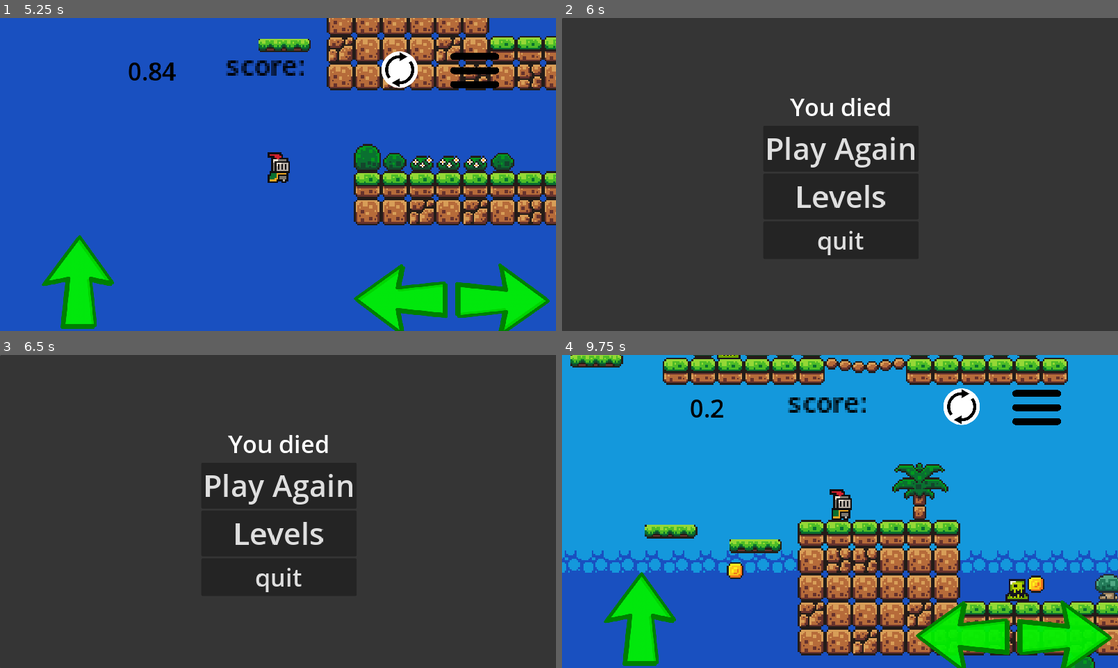
Above: before the commit, frames 1-4 (two rows, left to right).
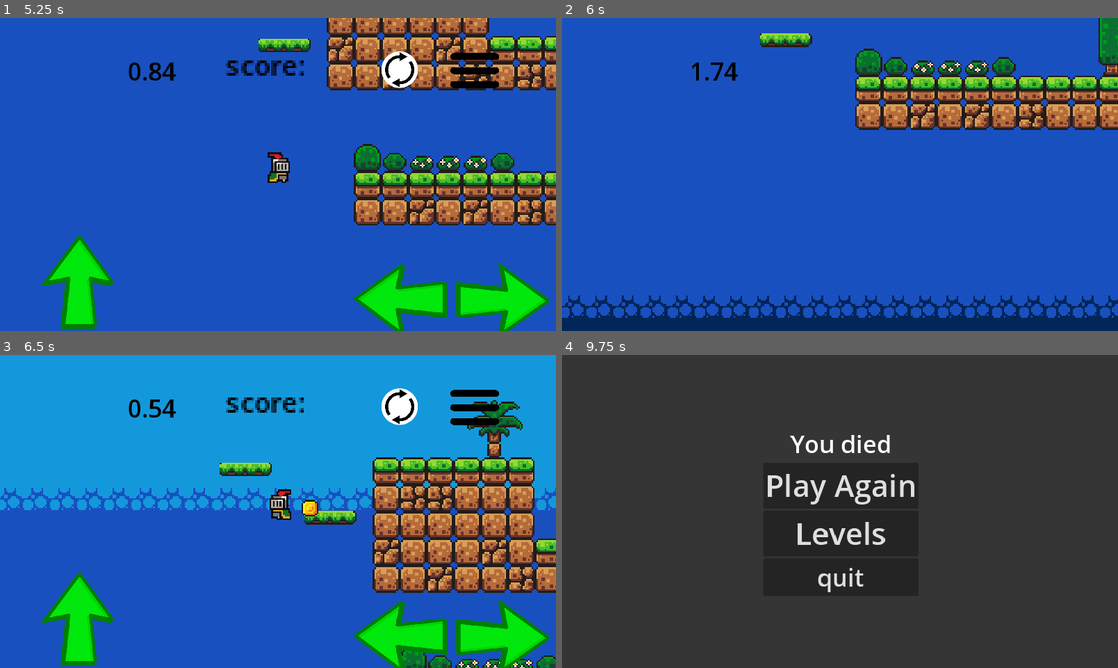
Above: after the commit, the same moments.

Repository: u3-studios/slime-dodger
Game: Godot game, scene res://main.tscn
Same seed, same stepped clock (60 frames per second), same inputs: the game is played once before the commit and once after it.
Inputs (mouse positions are in pixels of both pictures, inside the frame that each line leads up to):
- Up to frame 1 (5.25 s): tap Enter (ui_accept) at 0.5, 0.77, 1.52, 3.02, 3.77, 4.52 s; hold Right (ui_right) 0.53-2.03 s; hold Left (ui_left) 2.03-2.78 s; hold Right (ui_right) 2.78-4.28 s; hold Left (ui_left) 4.28-5.03 s; hold Right (ui_right) from 5.03 s (still down)
- Up to frame 2 (6 s): release Right (ui_right) at 5.78 s; hold Left (ui_left) from 5.78 s (still down)
- Up to frame 3 (6.5 s): keep holding Left (ui_left); tap Enter (ui_accept) at 6.02 s
- Up to frame 4 (9.75 s): release Left (ui_left) at 6.5 s; click (840, 486) at 6.5 s, where only the run before the commit has a clickable "Play Again"; hold Left (ui_left) 7.28-8.03 s; tap Enter (ui_accept) at 7.52, 8.27 s; hold Right (ui_right) 8.03-9.5 s; click (840, 486) at 9.5 s, where only the run before the commit has a clickable "Play Again"

Frame 1 is identical in both runs. In frame 2, 100% of the frame differs, in the area x 0-100%, y 0-100%; in frame 3, 100%; in frame 4, 99%.

Commit message:
death animation

Diff:
--- a/character_body_2d.tscn
+++ b/character_body_2d.tscn
@@ -7,6 +7,10 @@
 [ext_resource type="PackedScene" uid="uid://26yo7yp1qdwj" path="res://game_maneger.tscn" id="5_3qo53"]
 [ext_resource type="Texture2D" uid="uid://cgcn2bp4fxps8" path="res://menu_button.png" id="6_fwkhg"]
 
+[sub_resource type="AtlasTexture" id="AtlasTexture_w3clp"]
+atlas = ExtResource("1_q60xo")
+region = Rect2(64, 192, 32, 32)
+
 [sub_resource type="AtlasTexture" id="AtlasTexture_bkxp8"]
 atlas = ExtResource("1_q60xo")
 region = Rect2(64, 224, 32, 32)
@@ -98,6 +102,9 @@
 [sub_resource type="SpriteFrames" id="SpriteFrames_lrb82"]
 animations = [{
 "frames": [{
+"duration": 1.0,
+"texture": SubResource("AtlasTexture_w3clp")
+}, {
 "duration": 1.0,
 "texture": SubResource("AtlasTexture_bkxp8")
 }, {
Not shown: 1 places in character_body_2d.tscn that only renumber resources
